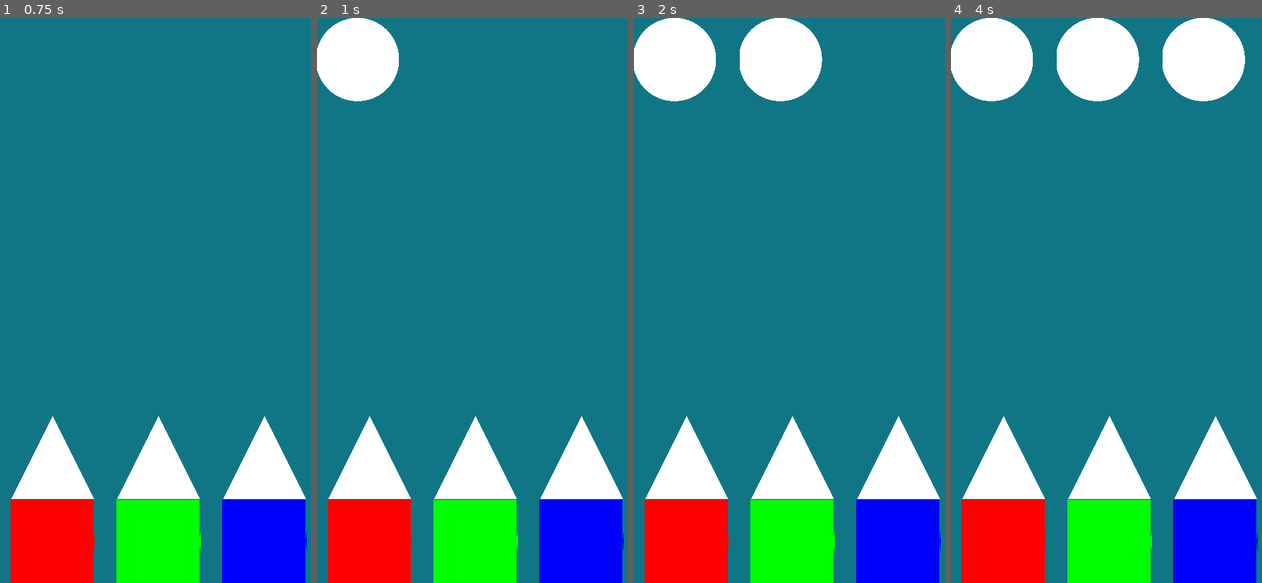
Above: before the commit, frames 1-4 (left to right).
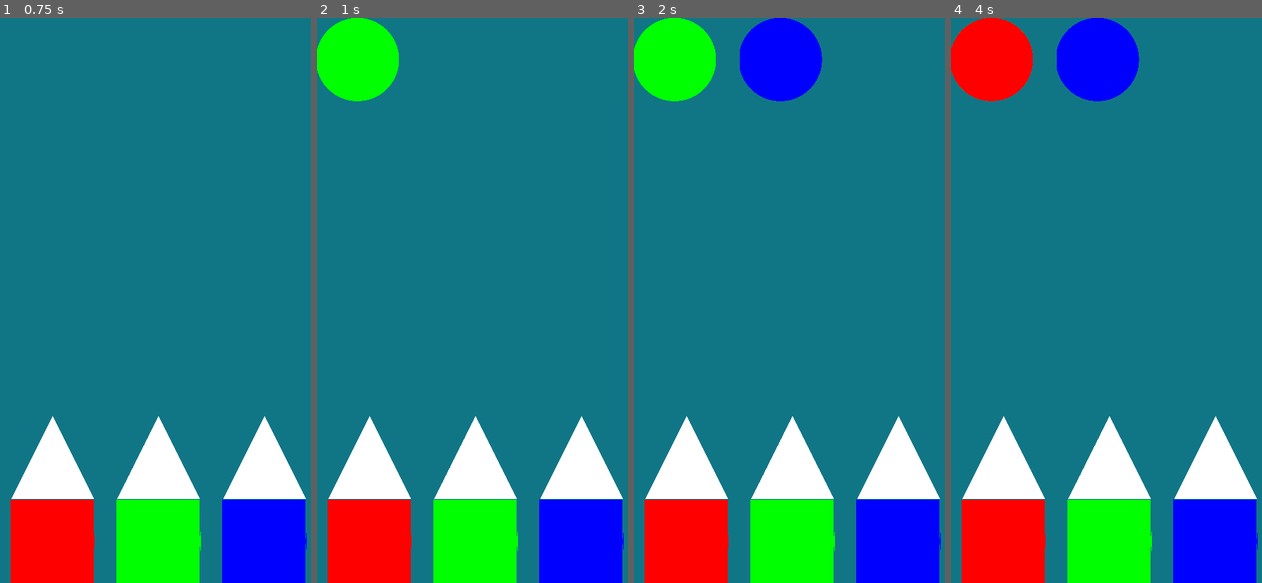
Above: after the commit, the same moments.

Repository: fijaniques/justtoconcludesomething
Game: Godot game, scene res://Scenes/Game/Game.tscn
The game is run twice, just before and just after one commit, with the same random seed, the same clock (stepped at 60 frames per second) and the same inputs.
Inputs (mouse positions are in pixels of both pictures, inside the frame that each line leads up to):
- Up to frame 1 (0.75 s): click (52, 543) at 0.5 s
- Up to frame 2 (1 s): no input
- Up to frame 3 (2 s): click (792, 543) at 1.25 s
- Up to frame 4 (4 s): click (1215, 543) at 2 s; click (1003, 543) at 2.75 s; click (1109, 543) at 3.5 s

Frame 1 is identical in both runs. In frame 2, 3.1% of the frame differs, in the area x 0-27%, y 0-15%; in frame 3, 6.2%; in frame 4, 9.3%, in the area x 0-95%, y 0-15%.

Commit message:
added colors

Diff:
--- a/Entities/Enemy/Enemy.gd
+++ b/Entities/Enemy/Enemy.gd
@@ -1,7 +1,30 @@
 extends RigidBody2D
 
-class_name Enemy
+var color
+var spawnColor
 
-var r = Color(1, 0, 0)
-var g = Color(0, 1, 0)
-var b = Color(0, 0, 1)
+enum {
+	RED,
+	GREEN,
+	BLUE
+}
+
+var speed
+
+func _ready():
+	_set_color()
+	match color:
+		RED:
+			modulate = Color(1, 0, 0)
+		GREEN:
+			modulate = Color(0, 1, 0)
+		BLUE:
+			modulate = Color(0, 0, 1)
+
+func _set_color():
+	if(spawnColor == 1):
+		color = RED
+	elif(spawnColor == 2):
+		color = GREEN
+	else:
+		color = BLUE
--- a/Scenes/Game/Game.gd
+++ b/Scenes/Game/Game.gd
@@ -3,12 +3,16 @@
 var enemy = preload("res://Entities/Enemy/Enemy.tscn")
 
 var spawn
+var spawnColor
 onready var spawnTimer = $Timer
+var enemySpeed :float = 10
 
 func _ready():
 	randomize()
 
 func _on_Timer_timeout():
 	spawn = int(rand_range(1,4))
+	spawnColor = int(rand_range(1,4))
 	var enemyInstance = enemy.instance()
+	enemyInstance.spawnColor = spawnColor
 	get_node("VBox/Spawners/Spawn" + str(spawn)).add_child(enemyInstance)
--- a/project.godot
+++ b/project.godot
@@ -7,16 +7,6 @@
 ;   param=value ; assign values to parameters
 
 config_version=4
-
-_global_script_classes=[ {
-"base": "RigidBody2D",
-"class": "Enemy",
-"language": "GDScript",
-"path": "res://Entities/Enemy/Enemy.gd"
-} ]
-_global_script_class_icons={
-"Enemy": ""
-}
 
 [application]
 
